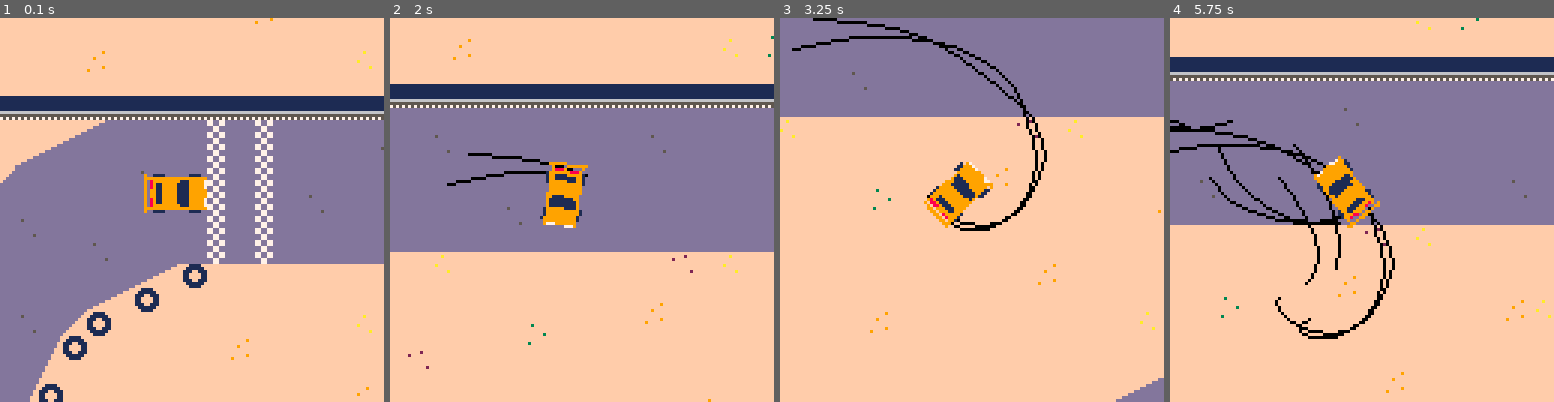
Above: before the commit, frames 1-4 (left to right).
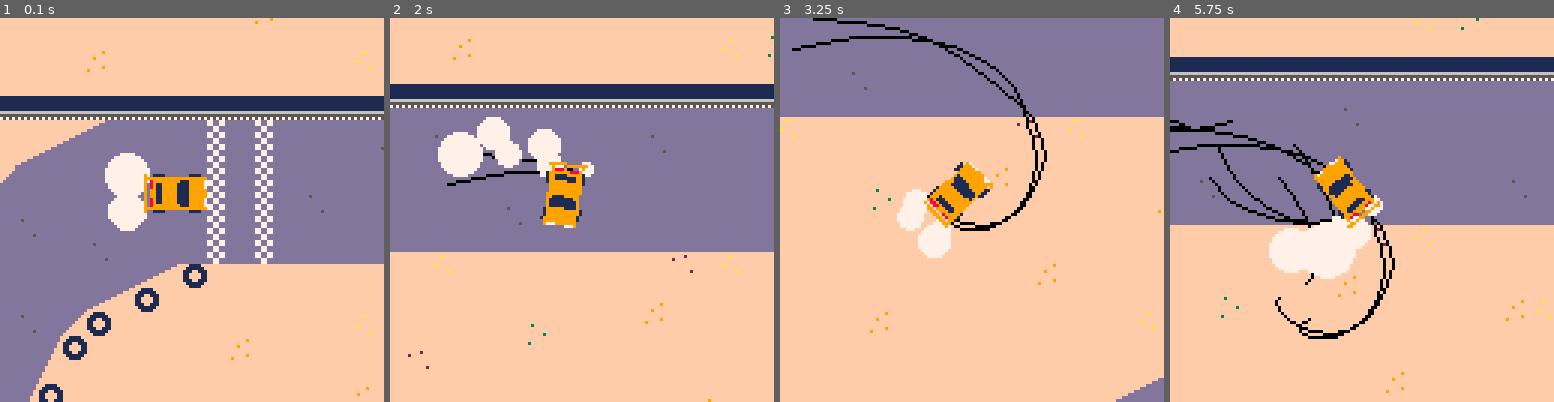
Above: after the commit, the same moments.

Repository: graearea/pico8
Game: PICO-8 cartridge skidmarks.p8
The game is run twice, just before and just after one commit, with the same random seed, the same clock (stepped at 60 frames per second) and the same inputs.
Inputs:
- Up to frame 1 (0.1 s): no input
- Up to frame 2 (2 s): tap X (X key) at 0.33, 1.07, 1.85 s; hold Right from 1.6 s (still down)
- Up to frame 3 (3.25 s): release Right at 2.1 s; hold Right 2.47-3.03 s; tap X (X key) at 2.97 s; hold Left from 3.08 s (still down)
- Up to frame 4 (5.75 s): release Left at 3.58 s; hold Right 4.02-4.68 s; tap X (X key) at 4.08, 5.2 s; hold Left 5.08-5.68 s

The runs differ from the first frame. In frame 1, 1.8% of the frame differs, in the area x 27-40%, y 35-56%; in frame 2, 2.9%; in frame 3, 1.3%; in frame 4, 3.1%, in the area x 25-56%, y 46-68%.

Commit message:
awesome smoke

Diff:
--- a/skidmarks.p8
+++ b/skidmarks.p8
@@ -48,21 +48,17 @@
   map(0, 0, 0, 0, 1024, 64)
 	 draw_skids(skids_l)
 	 draw_skids(skids_r)
+  for d in all(dust) do
+   d:draw()
+  end
   car:draw()
   if bob!="" then printh(bob) end
-  for d in all(dust) do
-   d:draw()
-  end
 
 --  camera()
 end
 
 function to_pos(xx,yy)
  return {x=xx,y=yy}
-end
-
-function create_smoke(pos,locn)
- add_new_dust(pos.x,pos.y,locn.x,locn.y,10,rnd(2)+2,0.0,7)
 end
 
 function draw_skids(skiddies)
@@ -73,7 +69,7 @@
  	if(prevx != nil and skid.x !=nil ) do
    if (window_x-10<skid.x and window_x+138>skid.x) then
     if (window_y-10<skid.y and window_y+138>skid.y) then
-    ops+=1
+     ops+=1
      line(prevx,prevy,skid.x,skid.y,0)
     end
    end
@@ -81,8 +77,8 @@
 	 prevx=skid.x
 	 prevy=skid.y
  end
- bob=#skiddies .. " " ..ops
- bob=bob .. "cpu" ..stat(1) .." ".. stat(7)
+-- bob=#skiddies .. " " ..ops
+-- bob=bob .. "cpu" ..stat(1) .." ".. stat(7)
 end
 
 function round(num,places)
@@ -141,17 +137,18 @@
 		local max_dx=3
   local max_dy=3
 
-		new_dx=(3*cos(-self.angle/360))
-  new_dy=(3*sin(-self.angle/360))
-
-		local delta_dx=(new_dx-dx)/50
-		local delta_dy=(new_dy-dy)/50
+		self.new_dx=(3*cos(-self.angle/360))
+  self.new_dy=(3*sin(-self.angle/360))
+
+		local delta_dx=(self.new_dx-dx)/50
+		local delta_dy=(self.new_dy-dy)/50
   if (not handbrake) do
  		dx=dx+delta_dx
  		dy=dy+delta_dy
   end
   dx=clamp(dx,-max_dx,max_dx)
   dy=clamp(dy,-max_dy,max_dy)
+
   if self:would_hit_wall(dx,dy) then
    dy=clamp(dy,0,10)
   end
@@ -186,6 +183,7 @@
 		if (skidding) then
 	  self:add_skid(skids_r,self.r_wheels[1],true)
 	  self:add_skid(skids_l,self.r_wheels[2],true)
+	  --add_new_dust
 	  was_skidding=true
 		else
 		 if (was_skidding) then
@@ -219,7 +217,8 @@
 		local skd=self.rotate_wheel_posn(self,pos)
 	 if(add_it) then
  	 add(skids,skd)
- 	 create_smoke(skd,to_pos(self.new_dx,self.new_dy))
+ 	 bob=self.dx..":"..self.new_dx.." ".. self.dy ..":" ..self.new_dy
+ 	 create_smoke(skd,to_pos(self.new_dx/2,self.new_dy/2))
 	 else
 	  add(skids,{x=nil,y=nil})
 	 end
@@ -282,6 +281,11 @@
 -- 0.0,
 -- 7)
 
+function create_smoke(pos,locn)
+ --bob="x:
+ add_new_dust(pos.x,pos.y,locn.x,locn.y,10,rnd(2)+2,0.0,7)
+end
+
 function add_new_dust(_x,_y,_dx,_dy,_l,_s,_g,_f)
     add(dust, {
      x=_x,
@@ -304,7 +308,7 @@
       self.y+=self.dy*0.7
       self.dy+=self.grav
 
-      self.rad*=1
+      self.rad*=1.1
       self.life-=1
 
       self.col=self.fade
